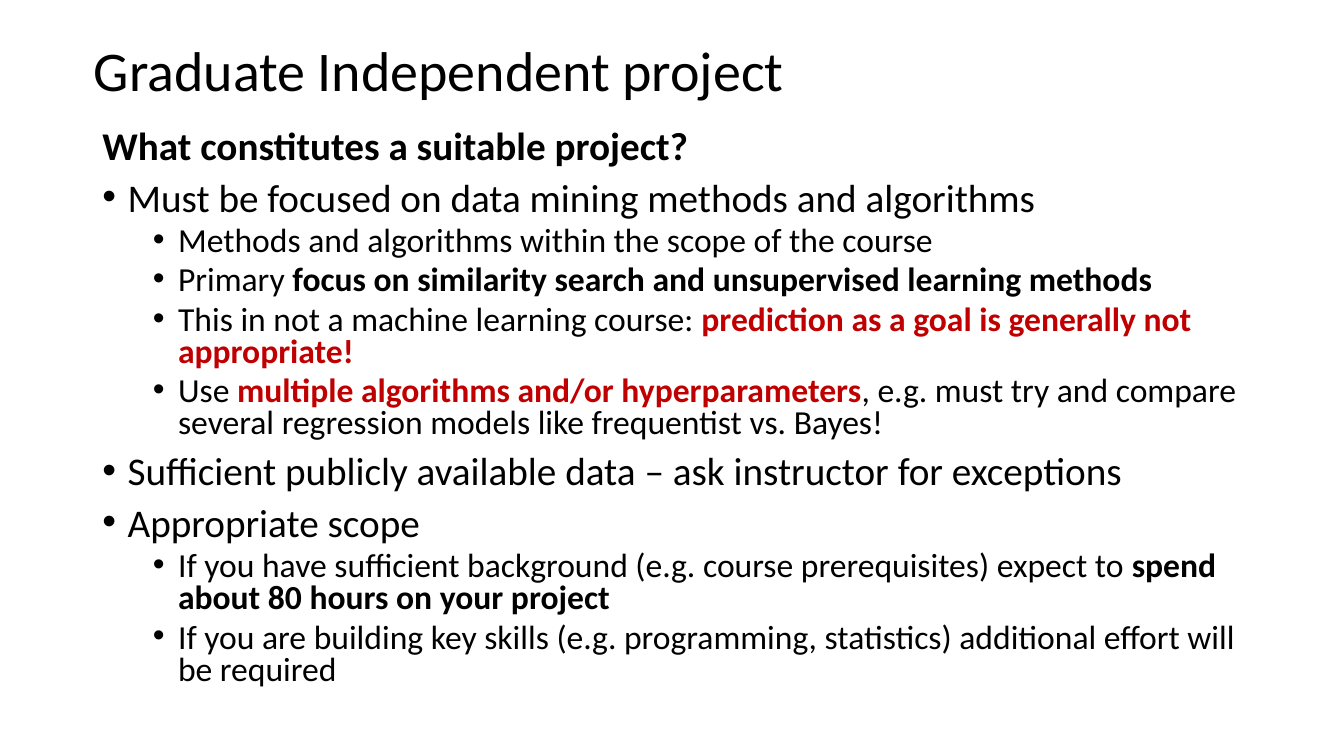
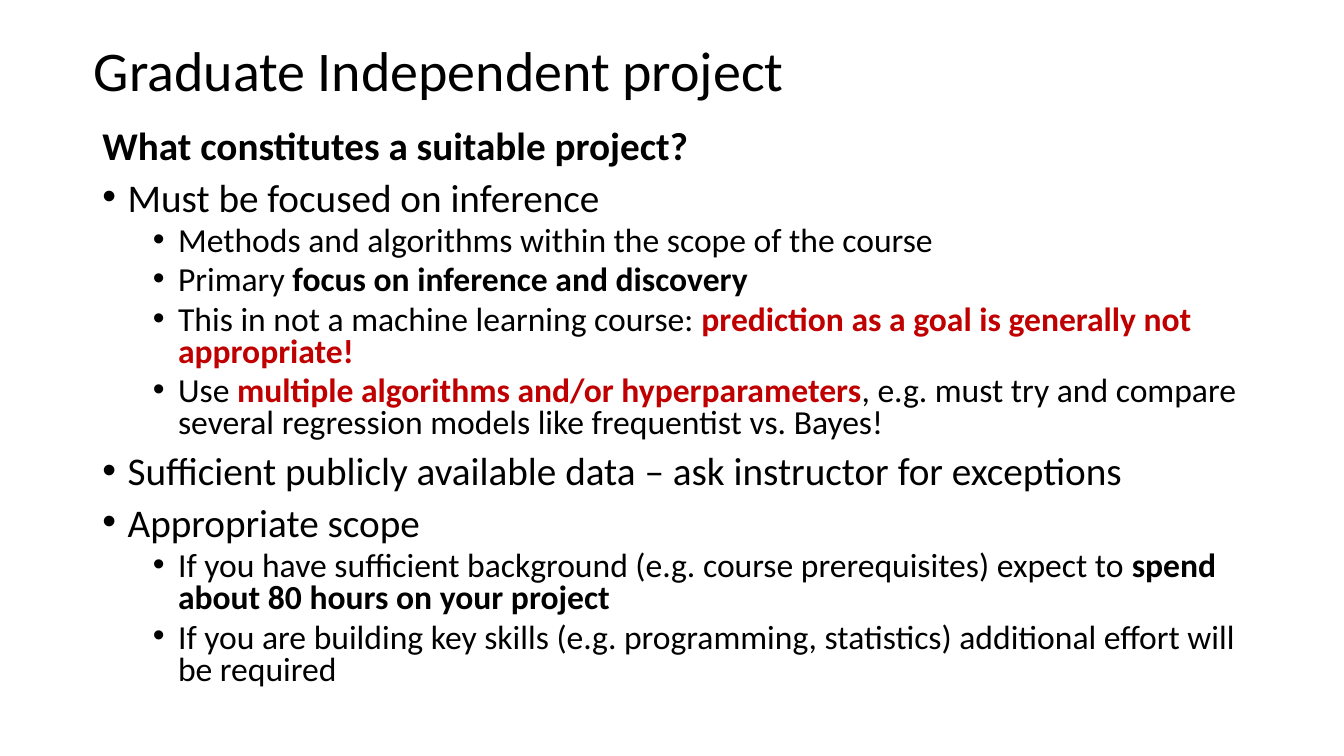
Before and after one commit to StephenElston/CSCI-E-83, a slide deck: slide 3 of SupplementaryMaterials/GraduateIndependentProject.pptx. Drawn at 1344x756 pixels with LibreOffice and Linux fonts; fonts in the diff are those of the drawing. Boxes give left, top, right and bottom in pixels: in the first picture for what was removed or moved away, otherwise in the second. Text is boxed around its words. In the diff, an @@ line names an element or a change of style, - is before the commit and + after.

```diff
--- a/SupplementaryMaterials/GraduateIndependentProject.pptx
+++ b/SupplementaryMaterials/GraduateIndependentProject.pptx
@@ text at [128, 184, 600, 213]: text changed @@
-• Must be focused on data mining methods and algorithms
+• Must be focused on inference
@@ text at [178, 267, 748, 297]: text changed @@
-  • Primary focus on similarity search and unsupervised learning methods
+  • Primary focus on inference and discovery
```
Also in this commit, not shown: 3 other slides changed.
